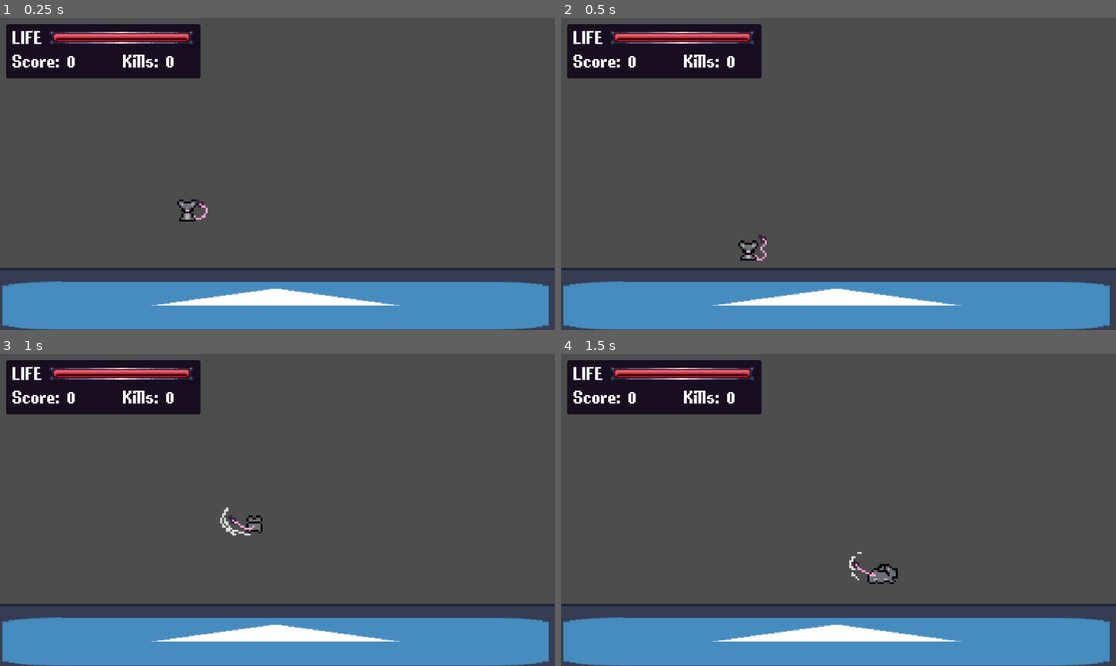
Above: before the commit, frames 1-4 (two rows, left to right).
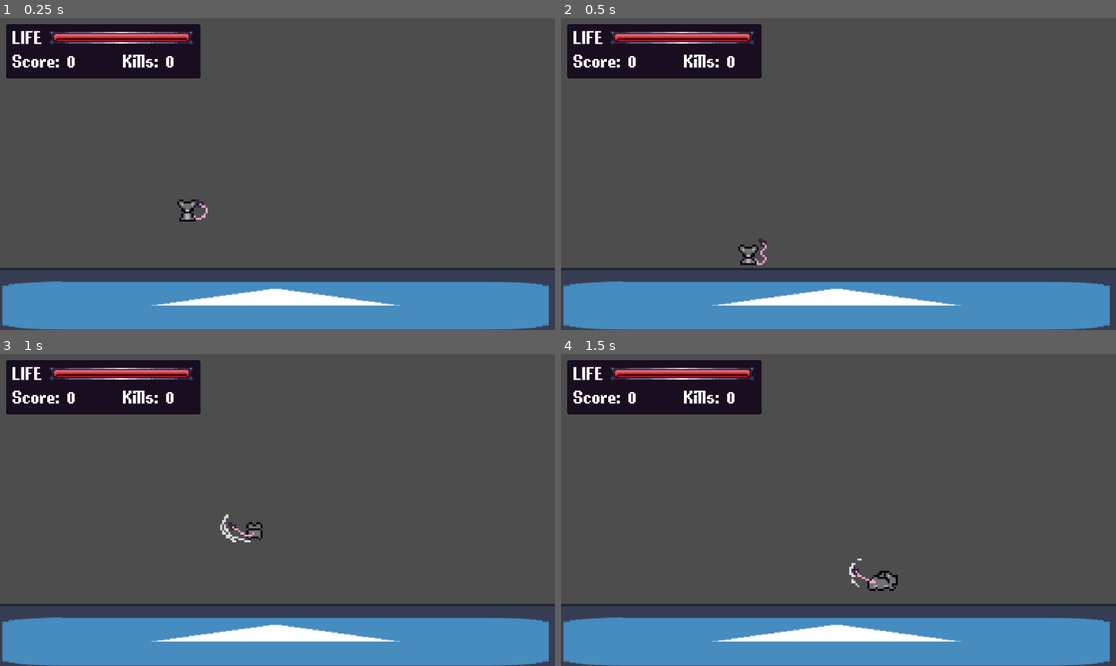
Above: after the commit, the same moments.

Repository: SamHam251/Tutle
Game: Godot game, scene res://scenes/game.tscn
Same seed, same stepped clock (60 frames per second), same inputs: the game is played once before the commit and once after it. The engine's default icon, where the game draws it, is replaced by a stand-in: a white triangle on a blue panel in a dark square.
Inputs (mouse positions are in pixels of both pictures, inside the frame that each line leads up to):
- Up to frame 1 (0.25 s): no input
- Up to frame 2 (0.5 s): no input
- Up to frame 3 (1 s): tap Enter (ui_accept) at 0.5, 0.77 s; move the mouse to (249, 572) at 0.52 s; hold Right (ui_right) from 0.53 s (still down); right-click (249, 572) at 0.6 s; click (249, 572) at 0.8 s
- Up to frame 4 (1.5 s): keep holding Right (ui_right); move the mouse to (1005, 556) at 1.27 s; click (1005, 556) at 1.35 s

Frame 1 is identical in both runs. In frame 2, 0.3% of the frame differs, in the area x 31-38%, y 69-80%; in frame 3, 0.4%; in frame 4, 0.5%, in the area x 51-61%, y 63-76%.

Commit message:
literally dont even remember what i did
to do:
- end_dash() early on enemy_ground when parried

Diff:
--- a/scenes/game.tscn
+++ b/scenes/game.tscn
@@ -11,17 +11,6 @@
 
 [node name="Game" type="Node2D" unique_id=1783197433]
 script = ExtResource("1_iywne")
-
-[node name="Floor" type="StaticBody2D" parent="." unique_id=708615000]
-
-[node name="CollisionShape2D" type="CollisionShape2D" parent="Floor" unique_id=344124560]
-position = Vector2(572, 595)
-shape = SubResource("RectangleShape2D_cvvuu")
-
-[node name="Sprite2D" type="Sprite2D" parent="Floor/CollisionShape2D" unique_id=145422301]
-position = Vector2(-1.2636185e-05, -1.50203705e-05)
-scale = Vector2(12.890625, 1.1875)
-texture = ExtResource("1_uwrxv")
 
 [node name="Player" parent="." unique_id=592343652 instance=ExtResource("2_yqjtg")]
 position = Vector2(389, 379)
@@ -40,4 +29,15 @@
 position = Vector2(1160, -53)
 rotation = 1.5707964
 
+[node name="Floor" type="StaticBody2D" parent="." unique_id=708615000]
+
+[node name="CollisionShape2D" type="CollisionShape2D" parent="Floor" unique_id=344124560]
+position = Vector2(572, 595)
+shape = SubResource("RectangleShape2D_cvvuu")
+
+[node name="Sprite2D" type="Sprite2D" parent="Floor/CollisionShape2D" unique_id=145422301]
+position = Vector2(-1.2636185e-05, -1.50203705e-05)
+scale = Vector2(12.890625, 1.1875)
+texture = ExtResource("1_uwrxv")
+
 [node name="UI" parent="." unique_id=835666112 instance=ExtResource("1_lbhrr")]
--- a/scenes/player.tscn
+++ b/scenes/player.tscn
@@ -8,25 +8,6 @@
 [ext_resource type="Texture2D" uid="uid://dkia36bj2eqds" path="res://assets/sprites/PlayerSprites/slashing animation.png" id="6_y4r1p"]
 [ext_resource type="Texture2D" uid="uid://xldws1u2snf3" path="res://assets/sprites/PlayerSprites/spinning animation.png" id="7_d2wvv"]
 
-[sub_resource type="CapsuleShape2D" id="CapsuleShape2D_g4v7s"]
-radius = 8.0
-
-[sub_resource type="RectangleShape2D" id="RectangleShape2D_g2els"]
-size = Vector2(93, 19)
-
-[sub_resource type="CircleShape2D" id="CircleShape2D_cvvuu"]
-radius = 25.019993
-
-[sub_resource type="RectangleShape2D" id="RectangleShape2D_2fjjf"]
-size = Vector2(76, 69)
-
-[sub_resource type="RectangleShape2D" id="RectangleShape2D_dqkch"]
-size = Vector2(112, 139)
-
-[sub_resource type="CapsuleShape2D" id="CapsuleShape2D_cvvuu"]
-radius = 5.0
-height = 22.0
-
 [sub_resource type="AtlasTexture" id="AtlasTexture_3v2ag"]
 atlas = ExtResource("3_fjrip")
 region = Rect2(0, 0, 36, 36)
@@ -202,114 +183,138 @@
 "speed": 15.0
 }]
 
+[sub_resource type="CapsuleShape2D" id="CapsuleShape2D_g4v7s"]
+radius = 6.0
+height = 18.0
+
+[sub_resource type="RectangleShape2D" id="RectangleShape2D_g2els"]
+size = Vector2(71.75, 19)
+
+[sub_resource type="CircleShape2D" id="CircleShape2D_cvvuu"]
+radius = 25.019993
+
+[sub_resource type="RectangleShape2D" id="RectangleShape2D_2fjjf"]
+size = Vector2(76, 69)
+
+[sub_resource type="RectangleShape2D" id="RectangleShape2D_dqkch"]
+size = Vector2(110, 54)
+
+[sub_resource type="CapsuleShape2D" id="CapsuleShape2D_cvvuu"]
+radius = 4.0
+height = 14.0
+
 [node name="Player" type="CharacterBody2D" unique_id=1298181546 groups=["friendly", "player"]]
 collision_layer = 16
 script = ExtResource("1_onrkg")
-
-[node name="CollisionHitbox" type="CollisionShape2D" parent="." unique_id=187735370]
-shape = SubResource("CapsuleShape2D_g4v7s")
-
-[node name="RightSlash" type="Area2D" parent="." unique_id=848582825]
-collision_mask = 4
-monitoring = false
-
-[node name="CollisionShape2D" type="CollisionShape2D" parent="RightSlash" unique_id=101777484]
-visible = false
-position = Vector2(46, 0)
-shape = SubResource("RectangleShape2D_g2els")
-debug_color = Color(0, 0.09411765, 0.7019608, 0.15686275)
-
-[node name="CollisionShape2D2" type="CollisionShape2D" parent="RightSlash" unique_id=354925718]
-visible = false
-position = Vector2(24, 0)
-shape = SubResource("CircleShape2D_cvvuu")
-debug_color = Color(0, 0.09411765, 0.7019608, 0.15686275)
-
-[node name="RightSlashSprite" type="Sprite2D" parent="RightSlash" unique_id=1746345610]
-visible = false
-position = Vector2(53, 0)
-scale = Vector2(0.59375006, 0.140625)
-texture = ExtResource("1_4flbx")
-
-[node name="UpSlash" type="Area2D" parent="." unique_id=1044539735 groups=["SlashHitbox"]]
-collision_mask = 4
-monitoring = false
-
-[node name="UpSlashSprite" type="Sprite2D" parent="UpSlash" unique_id=956384904]
-visible = false
-position = Vector2(2.861023e-06, -44.5)
-scale = Vector2(0.546875, 0.19531253)
-texture = ExtResource("1_4flbx")
-
-[node name="CollisionShape2D" type="CollisionShape2D" parent="UpSlash" unique_id=794808410]
-visible = false
-position = Vector2(0, -24.5)
-shape = SubResource("RectangleShape2D_2fjjf")
-debug_color = Color(0.28000006, 0, 0.7, 0.18039216)
-
-[node name="Pogo" type="Area2D" parent="." unique_id=1905850997 groups=["SlashHitbox"]]
-collision_mask = 4
-monitoring = false
-
-[node name="CollisionShape2D" type="CollisionShape2D" parent="Pogo" unique_id=450202284]
-visible = false
-position = Vector2(0, 37.5)
-shape = SubResource("RectangleShape2D_dqkch")
-debug_color = Color(0.7, 0, 0.53666645, 0.18039216)
-
-[node name="DownslashSprite" type="Sprite2D" parent="Pogo" unique_id=449076642]
-visible = false
-position = Vector2(0, 22.999998)
-scale = Vector2(0.578125, 0.32812503)
-texture = ExtResource("1_4flbx")
-
-[node name="LeftSlash" type="Area2D" parent="." unique_id=48371204 groups=["SlashHitbox"]]
-collision_mask = 4
-monitoring = false
-
-[node name="CollisionShape2D" type="CollisionShape2D" parent="LeftSlash" unique_id=2028553016]
-visible = false
-position = Vector2(-46, 0)
-shape = SubResource("RectangleShape2D_g2els")
-debug_color = Color(0, 0.7019608, 0.39607844, 0.27450982)
-
-[node name="CollisionShape2D2" type="CollisionShape2D" parent="LeftSlash" unique_id=1147528392]
-visible = false
-position = Vector2(-25, 0)
-shape = SubResource("CircleShape2D_cvvuu")
-debug_color = Color(0, 0.7019608, 0.39607844, 0.27450982)
-
-[node name="LeftSlashSprite" type="Sprite2D" parent="LeftSlash" unique_id=1276492225]
-visible = false
-position = Vector2(-48.5, -5.9604645e-08)
-scale = Vector2(0.55468744, 0.12695314)
-texture = ExtResource("1_4flbx")
-
-[node name="Hurtbox" type="Area2D" parent="." unique_id=1406145690]
-collision_layer = 16
-collision_mask = 64
-
-[node name="CollisionShape2D" type="CollisionShape2D" parent="Hurtbox" unique_id=1910042406]
-shape = SubResource("CapsuleShape2D_cvvuu")
-debug_color = Color(0.99, 0, 0, 0.41960785)
-
-[node name="ParryTimer" type="Timer" parent="." unique_id=839630041]
-wait_time = 0.3
-one_shot = true
-
-[node name="KnockbackTimer" type="Timer" parent="." unique_id=1285912780]
-one_shot = true
-
-[node name="SlashTimer" type="Timer" parent="." unique_id=525837217]
-wait_time = 0.3
-one_shot = true
 
 [node name="AnimatedSprite2D" type="AnimatedSprite2D" parent="." unique_id=857724279]
 texture_filter = 1
 position = Vector2(1.1920929e-07, -7)
 scale = Vector2(2.097222, 2.097222)
 sprite_frames = SubResource("SpriteFrames_g4v7s")
-animation = &"idle"
+animation = &"downslash"
+
+[node name="CollisionHitbox" type="CollisionShape2D" parent="." unique_id=187735370]
+visible = false
+position = Vector2(0, -1)
+shape = SubResource("CapsuleShape2D_g4v7s")
+
+[node name="RightSlash" type="Area2D" parent="." unique_id=848582825]
+collision_mask = 4
+monitoring = false
+
+[node name="CollisionShape2D" type="CollisionShape2D" parent="RightSlash" unique_id=101777484]
+visible = false
+position = Vector2(35, 0)
+shape = SubResource("RectangleShape2D_g2els")
+debug_color = Color(0, 0.09411765, 0.7019608, 0.15686275)
+
+[node name="CollisionShape2D2" type="CollisionShape2D" parent="RightSlash" unique_id=354925718]
+visible = false
+position = Vector2(24, 0)
+shape = SubResource("CircleShape2D_cvvuu")
+debug_color = Color(0, 0.09411765, 0.7019608, 0.15686275)
+
+[node name="RightSlashSprite" type="Sprite2D" parent="RightSlash" unique_id=1746345610]
+visible = false
+position = Vector2(53, 0)
+scale = Vector2(0.59375006, 0.140625)
+texture = ExtResource("1_4flbx")
+
+[node name="UpSlash" type="Area2D" parent="." unique_id=1044539735 groups=["SlashHitbox"]]
+collision_mask = 4
+monitoring = false
+
+[node name="UpSlashSprite" type="Sprite2D" parent="UpSlash" unique_id=956384904]
+visible = false
+position = Vector2(2.861023e-06, -44.5)
+scale = Vector2(0.546875, 0.19531253)
+texture = ExtResource("1_4flbx")
+
+[node name="CollisionShape2D" type="CollisionShape2D" parent="UpSlash" unique_id=794808410]
+visible = false
+position = Vector2(0, -24.5)
+shape = SubResource("RectangleShape2D_2fjjf")
+debug_color = Color(0.28000006, 0, 0.7, 0.18039216)
+
+[node name="Pogo" type="Area2D" parent="." unique_id=1905850997 groups=["SlashHitbox"]]
+collision_mask = 4
+monitoring = false
+
+[node name="CollisionShape2D" type="CollisionShape2D" parent="Pogo" unique_id=450202284]
+visible = false
+position = Vector2(0, -5)
+shape = SubResource("RectangleShape2D_dqkch")
+debug_color = Color(0.7, 0, 0.53666645, 0.18039216)
+
+[node name="DownslashSprite" type="Sprite2D" parent="Pogo" unique_id=449076642]
+visible = false
+position = Vector2(0, 22.999998)
+scale = Vector2(0.578125, 0.32812503)
+texture = ExtResource("1_4flbx")
+
+[node name="LeftSlash" type="Area2D" parent="." unique_id=48371204 groups=["SlashHitbox"]]
+collision_mask = 4
+monitoring = false
+
+[node name="CollisionShape2D" type="CollisionShape2D" parent="LeftSlash" unique_id=2028553016]
+visible = false
+position = Vector2(-36.125, 0)
+shape = SubResource("RectangleShape2D_g2els")
+debug_color = Color(0, 0.7019608, 0.39607844, 0.27450982)
+
+[node name="CollisionShape2D2" type="CollisionShape2D" parent="LeftSlash" unique_id=1147528392]
+visible = false
+position = Vector2(-25, 0)
+shape = SubResource("CircleShape2D_cvvuu")
+debug_color = Color(0, 0.7019608, 0.39607844, 0.27450982)
+
+[node name="LeftSlashSprite" type="Sprite2D" parent="LeftSlash" unique_id=1276492225]
+visible = false
+position = Vector2(-48.5, -5.9604645e-08)
+scale = Vector2(0.55468744, 0.12695314)
+texture = ExtResource("1_4flbx")
+
+[node name="Hurtbox" type="Area2D" parent="." unique_id=1406145690]
+collision_layer = 16
+collision_mask = 64
+
+[node name="CollisionShape2D" type="CollisionShape2D" parent="Hurtbox" unique_id=1910042406]
+visible = false
+position = Vector2(0, -1)
+shape = SubResource("CapsuleShape2D_cvvuu")
+debug_color = Color(0.99, 0, 0, 0.41960785)
+
+[node name="ParryTimer" type="Timer" parent="." unique_id=839630041]
+wait_time = 0.3
+one_shot = true
+
+[node name="KnockbackTimer" type="Timer" parent="." unique_id=1285912780]
+one_shot = true
+
+[node name="SlashTimer" type="Timer" parent="." unique_id=525837217]
+wait_time = 0.3
+one_shot = true
 
 [connection signal="area_entered" from="RightSlash" to="." method="right_slash"]
 [connection signal="area_entered" from="UpSlash" to="." method="up_slash"]
--- a/scripts/character_body_2d.gd
+++ b/scripts/character_body_2d.gd
@@ -21,6 +21,10 @@
 const STUN_TIME = 0.3  # time spent being kb'd after taking damage
 @onready var KnockbackTimer = $KnockbackTimer  # when active, disables player controls
 
+# Down slam attack
+var downslam: bool = false
+const DOWNSLAM_SPEED = 850.0
+
 func _ready() -> void:
 	Global.player = self
 
@@ -28,13 +32,17 @@
 	saved_direction = Input.get_vector("ui_left", "ui_right", "ui_up", "ui_down")
 	if saved_direction != Vector2.ZERO:
 		facing = saved_direction
-	if not is_attacking:
-		sprite.play("idle")
 
 	lunge_vel = lunge_vel.move_toward(Vector2.ZERO, 800.0*delta)
 	# Add the gravity.
 	if not is_on_floor():
 		velocity += get_gravity() * delta
+
+		if downslam:
+			velocity.y = DOWNSLAM_SPEED
+	else:
+		if downslam:
+			end_downslam()
 
 	if KnockbackTimer.is_stopped():
 		if Input.is_action_just_pressed("ui_accept") and is_on_floor():
@@ -60,30 +68,33 @@
 				lunge_vel.y = 0
 			velocity.y = lunge_vel.y
 
-	#velocity == Vector2.ZERO and
-
+	if velocity.x == 0 and not is_attacking:
+		sprite.play("idle")
 
 	move_and_slide()
+
 	#facing directions
 	if Input.is_action_just_pressed("Slash") and slashable == true:
 		is_attacking = true
-		if facing.y > 0 and not is_on_floor():
+		if facing.y > 0:
 			# print("Slashed down")
 			sprite.play("downslash")
 			slashable = false
 			$Pogo.monitoring = true
-			$SlashTimer.start()
-			await sprite.animation_finished
-			is_attacking = false
-		elif facing.y > 0:
+			if not is_on_floor():
+				start_downslam()
+			$SlashTimer.start()
+			await sprite.animation_finished
+			is_attacking = false
+		# elif facing.y > 0:
 				# print("Slashed left")
-			sprite.flip_h = true
+			'''sprite.flip_h = true
 			sprite.play("slash")
 			slashable = false
 			$LeftSlash.monitoring = true
 			$SlashTimer.start()
 			await sprite.animation_finished
-			is_attacking = false
+			is_attacking = false'''
 		elif facing.y < 0:
 			# print("Slashed up")
 			sprite.play("spinning")
@@ -110,7 +121,6 @@
 			$SlashTimer.start()
 			await sprite.animation_finished
 			is_attacking = false
-
 	#parry
 	if Input.is_action_just_pressed("Parry"):
 		Global.parry = true
@@ -119,14 +129,22 @@
 		ParryTimer.start()
 		reset_slash()
 
+func start_downslam() -> void:
+	downslam = true
+	$Pogo.monitoring = true
+	sprite.sprite_frames.set_animation_loop_mode("downslash", sprite.sprite_frames.LoopMode.LOOP_LINEAR)
+
+func end_downslam() -> void:
+	downslam = false
+	$Pogo.monitoring = false
+	sprite.sprite_frames.set_animation_loop_mode("downslash", sprite.sprite_frames.LoopMode.LOOP_NONE)
+	sprite.frame = 3
+
 func reset_parry() -> void:
 	sprite.modulate = original_color
 	Global.parry = false
 	Global.parried = false
 	set_collision_layer_value(8, false)
-
-	#slashing function stuff for directional slashes
-	# print("hey")
 
 func reset_slash() -> void:  # called when slash timer hits 0
 	$RightSlash.monitoring = false
@@ -144,7 +162,7 @@
 func pogo(area: Area2D) -> void:  # called when an enemy hurtbox collides with Pogo
 	var enemy = area.get_parent()
 	if area == null: return
-	slash_attack(enemy, Vector2.DOWN)
+	slash_attack(enemy, Vector2.DOWN * 2)
 
 func up_slash(area: Area2D) -> void:  # you get the idea
 	var enemy = area.get_parent()
@@ -161,7 +179,6 @@
 		Global.landed_attack(not (enemy.is_on_floor() and self.is_on_floor()))
 
 		# knockback modifiers (both)
-		if direction.y > 0: direction.y *= 2  # down attack slams u both downward
 		if direction.y == 0 and not (enemy.is_on_floor() or self.is_on_floor()):
 			direction.y = Vector2.UP.y * 1  # nine sols air attack
 
@@ -172,13 +189,13 @@
 		enemy.take_damage(damage, Vector2(-direction.x * 400, direction.y * 400))
 
 		# knockback modifiers (player only)
-		if direction.y < 0 and enemy.position.y < position.y - 50: direction.y *= 10
+		if direction.y < 0 and enemy.position.y < position.y - 50: direction.y *= 10  # undoing the enemy-only modifier
 		if enemy.name == "EnemyAir":
 			print("test")
 
 		# apply "kb" to player
 		lunge_vel = Vector2(direction.x * 300, direction.y * 425)
-		if lunge_vel.y > 0: lunge_vel.y *= 2
+		if lunge_vel.y > 0: lunge_vel.y = 0
 
 func update_facing_direction():
 	pass
@@ -188,17 +205,16 @@
 
 func hit_by_enemy(area: Area2D) -> void:  # calls when the player's hurtbox collides with something from layer 7.
 	if not KnockbackTimer.is_stopped(): return  # this is basically iframes right lol
+	var enemy = area.get_parent()
+	if enemy == null: return  # this should never happen
 
 	if Global.parry:
 		# print("Parried an attack")
 		Global.landed_parry()
-		area.monitorable = false
 		return
 
 	Global.took_damage()
 	# print("agugauguaguaguaga ", Global.player_health)
-	var enemy = area.get_parent()
-	if enemy == null: return  # this should never happen
 
 	# (lose health here)
 	velocity = Vector2(KNOCKBACK.x * -sign(enemy.velocity.x) + enemy.velocity.x * 0.2, KNOCKBACK.y)
--- a/scripts/global.gd
+++ b/scripts/global.gd
@@ -22,6 +22,7 @@
 
 # Called when the node enters the scene tree for the first time.
 func _ready() -> void:
+	randomize()
 	pass # Replace with function body.
 
 # Called every frame. 'delta' is the elapsed time since the previous frame.
@@ -68,6 +69,7 @@
 	print(enemy_count)
 	for i in range(enemy_count):
 		var new_enemy = [enemy_ground, enemy_air].pick_random().instantiate()
+		# var new_enemy = enemy_ground.instantiate()
 		while new_enemy.position == Vector2(0, 0) or (new_enemy.position - player.position).length() < ENEMY_SPAWN_DISTANCE:
 			new_enemy.position = Vector2(randf_range(0, get_window().size.x - 50), randf_range(0, get_window().size.y - 400))
 		add_child(new_enemy)
